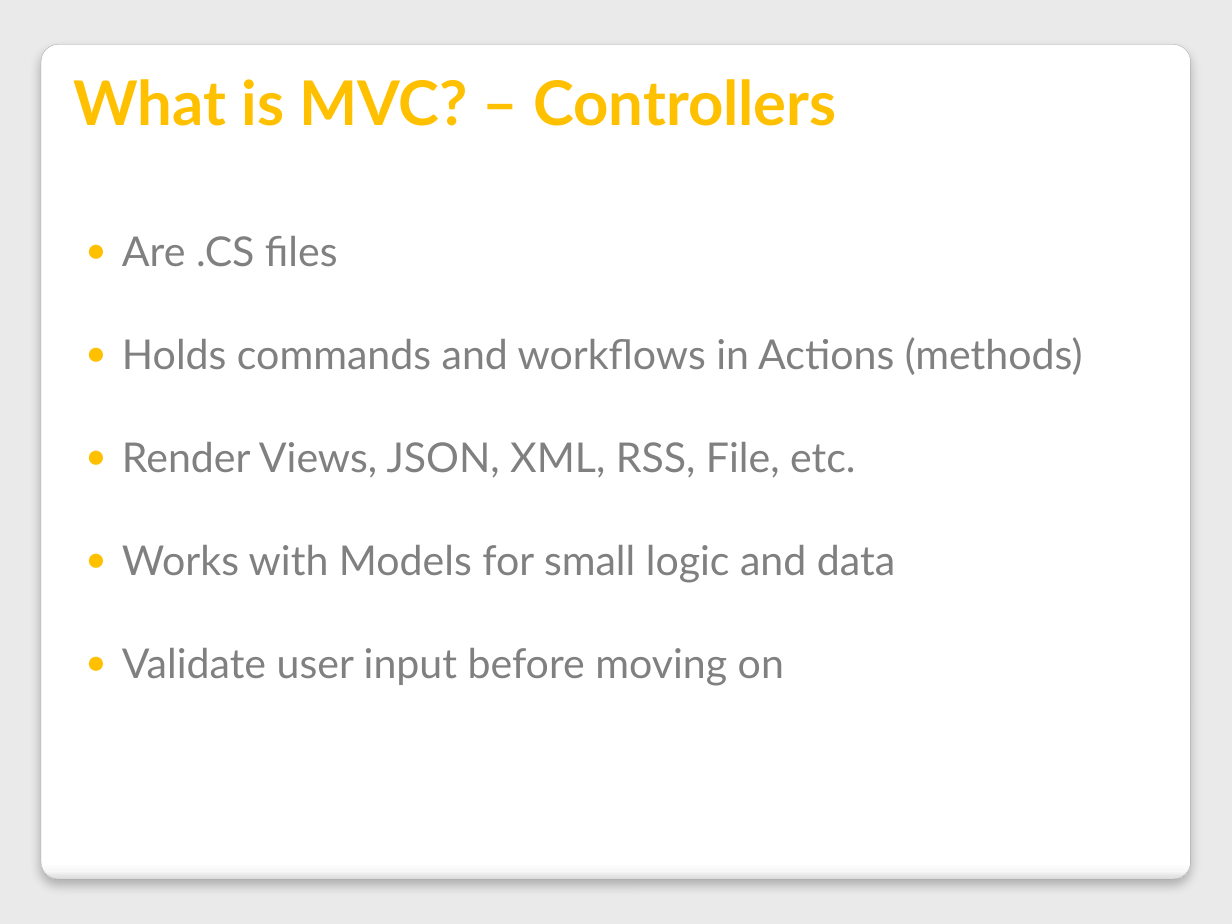
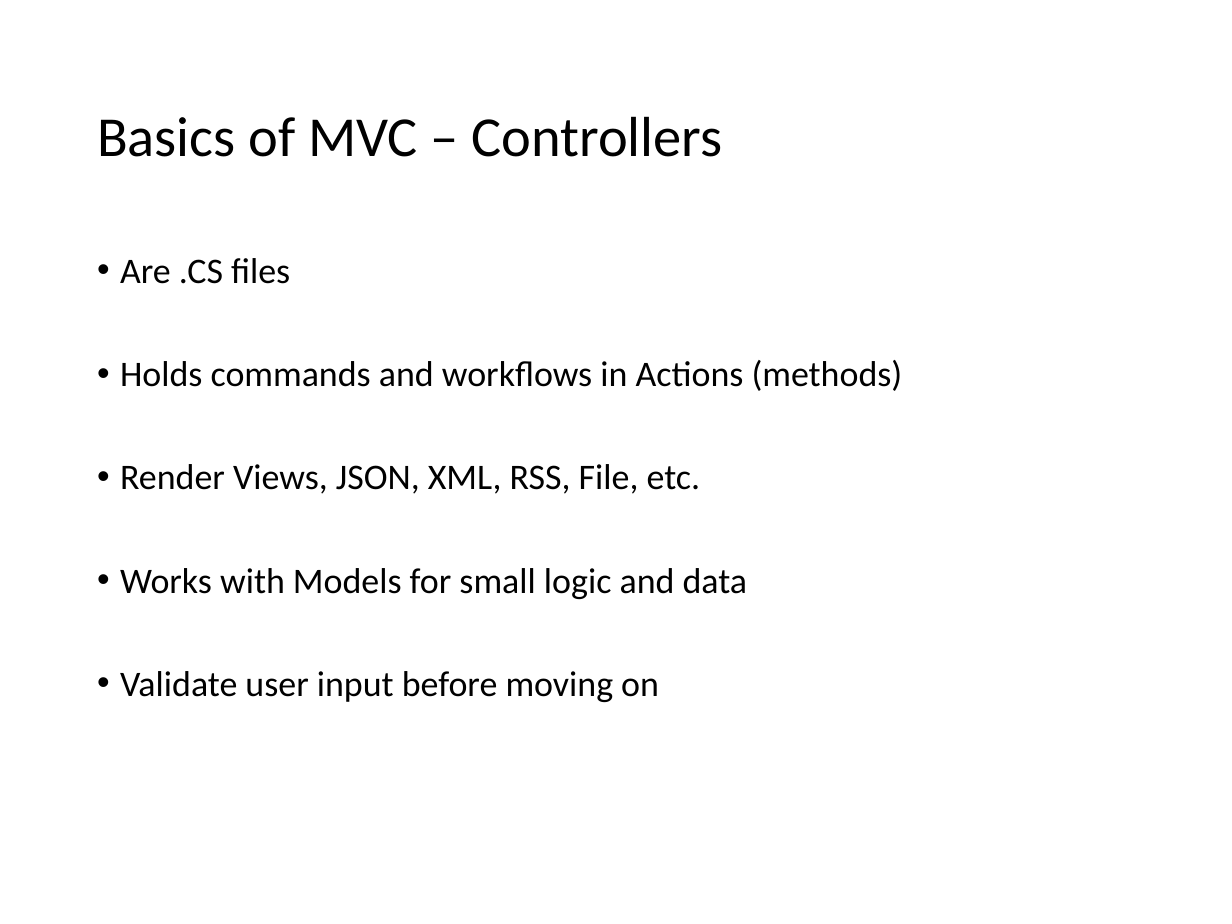
Before and after one commit to VolareSoftware/Presentations, a slide deck: slide 10 of Intro to MVC and Web API - Denver Dev Days/Introduction to MVC and Web API.pptx (slide 5 before the commit). Drawn at 1232x924 pixels with LibreOffice and Linux fonts; fonts in the diff are those of the drawing. Boxes give left, top, right and bottom in pixels: in the first picture for what was removed or moved away, otherwise in the second. Text is boxed around its words. In the diff, an @@ line names an element or a change of style, - is before the commit and + after.

Commit message:
updaate styles and grab old content, still need to update and add new stuff

```diff
--- a/Intro to MVC and Web API - Denver Dev Days/Introduction to MVC and Web API.pptx
+++ b/Intro to MVC and Web API - Denver Dev Days/Introduction to MVC and Web API.pptx
@@ background #EAEAEA to #FFFFFF @@
@@ rounded rectangle removed at [41, 44, 1190, 880] @@
@@ title "Basics of MVC – Controllers" at [97, 116, 722, 157]: vertical alignment bottom to middle @@
@@ title at [97, 116, 722, 157]: text changed; size 36 to 33 pt; font Lato to Calibri; text colour #FFC000 to #000000; bold off @@
-What is MVC? – Controllers
+Basics of MVC – Controllers
@@ text "Are .CS files": place and size @@
-text "Are .CS files" at [122, 236, 1083, 686]
+text "Are .CS files" at [120, 258, 903, 702]
@@ text "Are .CS files" at [120, 258, 903, 702]: size 24 to 21 pt, font Lato to Calibri, text colour #808080 to #000000; bullet ● to •; line spacing 2 to 0.9; more space between paragraphs @@
```
Also in this commit, not shown: 14 other slides changed, 10 slides added, 8 slides removed.
